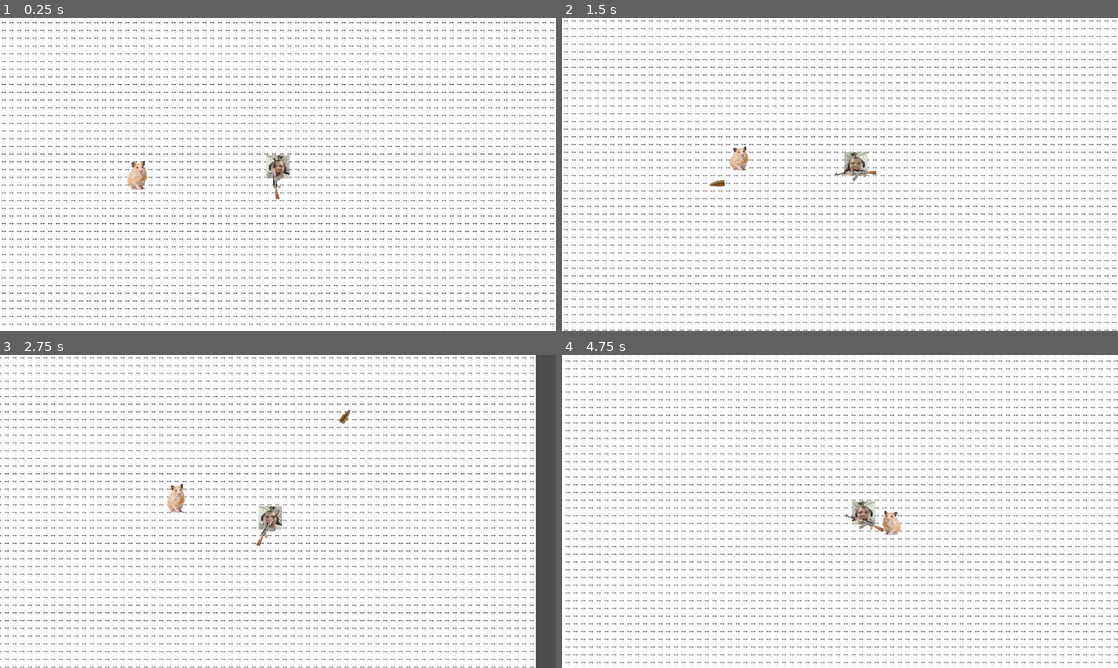
Above: before the commit, frames 1-4 (two rows, left to right).
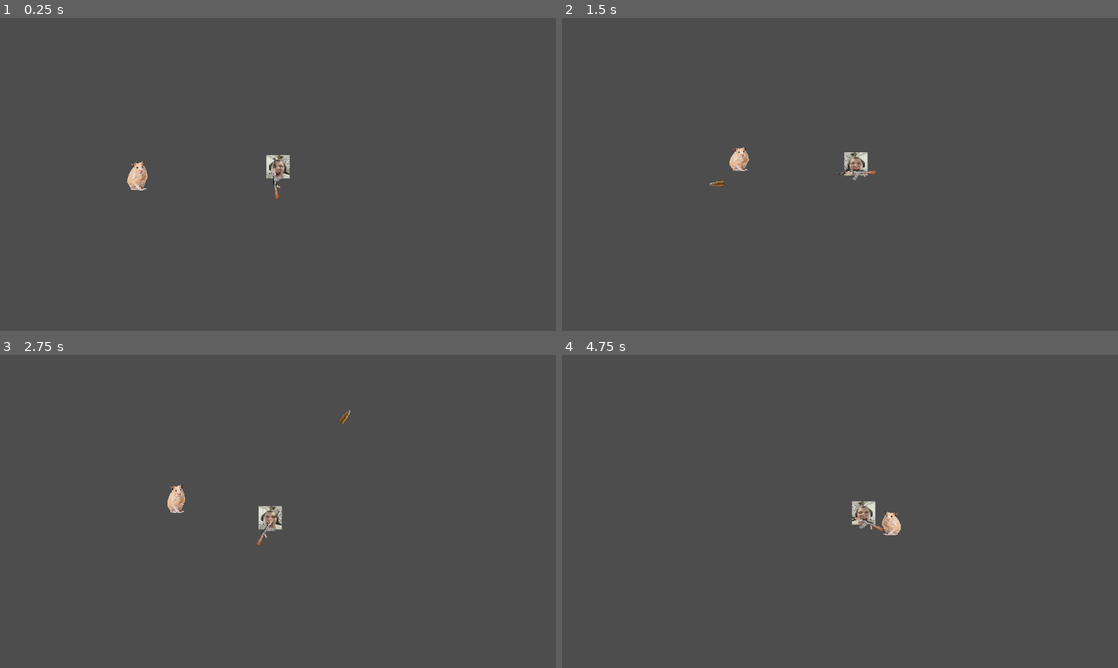
Above: after the commit, the same moments.

Repository: mistrcheliks/2Dshooter
Game: Godot game, scene res://main_game.tscn
The game is run twice, just before and just after one commit, with the same random seed, the same clock (stepped at 60 frames per second) and the same inputs.
Inputs (mouse positions are in pixels of both pictures, inside the frame that each line leads up to):
- Up to frame 1 (0.25 s): no input
- Up to frame 2 (1.5 s): move the mouse to (962, 158) at 0.52 s; press the mouse at (962, 158) at 0.53 s; hold D (right) 0.53-1.28 s; move the mouse to (728, 190) at 1.27 s; release the mouse at (728, 190) at 1.28 s; hold S (down) from 1.28 s (still down); click (728, 190) at 1.35 s
- Up to frame 3 (2.75 s): move the mouse to (333, 442) at 2.02 s; release S (down) at 2.03 s; press the mouse at (333, 442) at 2.03 s; hold D (right) from 2.03 s (still down)
- Up to frame 4 (4.75 s): move the mouse to (812, 574) at 2.77 s; release D (right) at 2.78 s; release the mouse at (812, 574) at 2.78 s; hold W (up) 2.78-3.53 s; click (812, 574) at 2.85 s; move the mouse to (1006, 558) at 3.52 s; press the mouse at (1006, 558) at 3.53 s; hold A (left) from 3.53 s (still down); move the mouse to (673, 464) at 4.27 s; release the mouse at (673, 464) at 4.28 s; click (673, 464) at 4.35 s

The runs differ from the first frame. In frame 1, 98% of the frame differs, in the area x 0-100%, y 0-100%; in frame 2, 99%; in frame 3, 95%; in frame 4, 99%.

Commit message:
Update main_game.tscn

Diff:
--- a/main_game.tscn
+++ b/main_game.tscn
@@ -1,10 +1,9 @@
-[gd_scene load_steps=6 format=3 uid="uid://cmfhwklpaeg3h"]
+[gd_scene load_steps=5 format=3 uid="uid://cmfhwklpaeg3h"]
 
 [ext_resource type="PackedScene" uid="uid://banc0k65ij3xc" path="res://character.tscn" id="1_1oj5k"]
 [ext_resource type="Script" uid="uid://rd1teoxwwegl" path="res://main_game.gd" id="1_6bm6p"]
 [ext_resource type="Script" uid="uid://dfif7byiiq4lm" path="res://camera.gd" id="2_yx7mw"]
 [ext_resource type="PackedScene" uid="uid://dec3wicykitm" path="res://enemy.tscn" id="3_ykeeq"]
-[ext_resource type="PackedScene" uid="uid://go1mpcbwg822" path="res://map.tscn" id="5_dugkq"]
 
 [node name="main_game" type="Node2D"]
 script = ExtResource("1_6bm6p")
@@ -21,6 +20,7 @@
 position = Vector2(-323.105, 0)
 
 [node name="enemy_respawn_points" type="Node2D" parent="."]
+visible = false
 
 [node name="Marker2D" type="Marker2D" parent="enemy_respawn_points"]
 
@@ -29,5 +29,3 @@
 [node name="Marker2D3" type="Marker2D" parent="enemy_respawn_points"]
 
 [node name="Marker2D4" type="Marker2D" parent="enemy_respawn_points"]
-
-[node name="map" parent="." instance=ExtResource("5_dugkq")]
